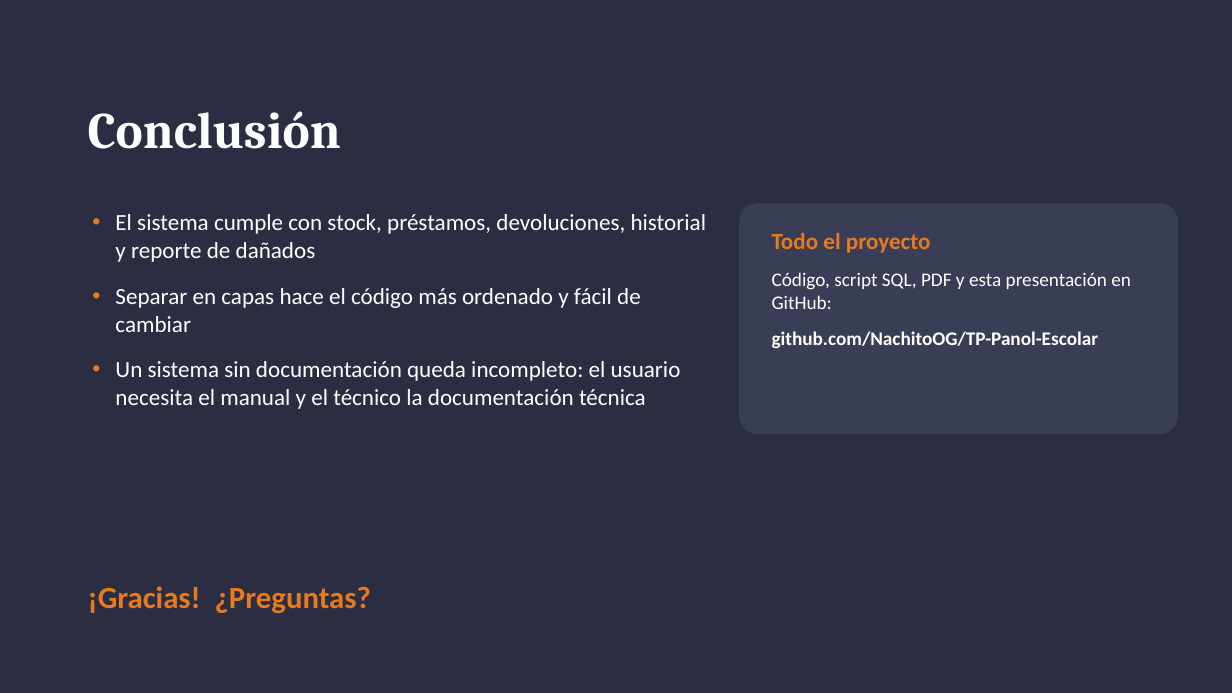
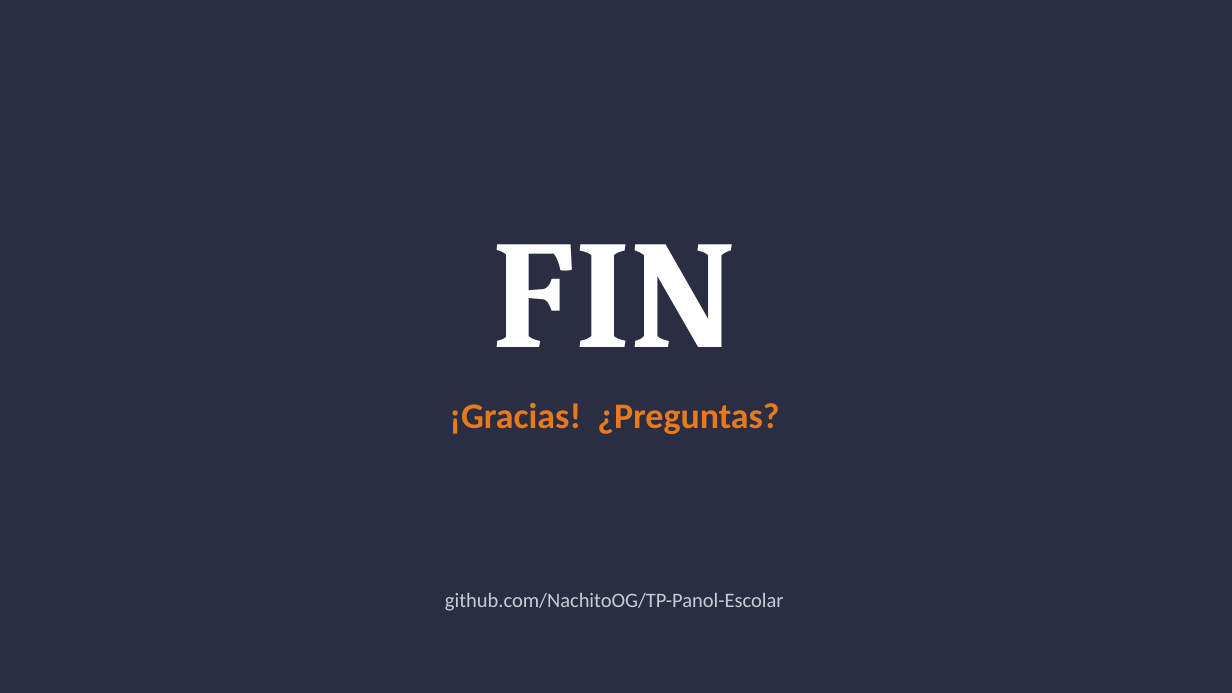
Before and after one commit to NachitoOG/TP-Panol-Escolar, a slide deck: slide 13 of Presentacion_TP_Panol_Escolar.pptx. Drawn at 1232x693 pixels with LibreOffice and Linux fonts; fonts in the diff are those of the drawing. Boxes give left, top, right and bottom in pixels: in the first picture for what was removed or moved away, otherwise in the second. Text is boxed around its words. In the diff, an @@ line names an element or a change of style, - is before the commit and + after.

Commit message:
Presentacion: reemplazar la conclusion por una diapositiva de FIN

```diff
--- a/Presentacion_TP_Panol_Escolar.pptx
+++ b/Presentacion_TP_Panol_Escolar.pptx
@@ text removed at (88, 111, 341, 149) @@
-Conclusión
@@ rounded rectangle removed at (739, 203, 1178, 434) @@
@@ text removed at (115, 214, 707, 409) @@
-• El sistema cumple con stock, préstamos, devoluciones, historial y reporte de dañados
-• Separar en capas hace el código más ordenado y fácil de cambiar
-• Un sistema sin documentación queda incompleto: el usuario necesita el manual y el técnico la documentación técnica
@@ text removed at (772, 233, 1131, 349) @@
-Todo el proyecto
-Código, script SQL, PDF y esta presentación en GitHub:
-github.com/NachitoOG/TP-Panol-Escolar
@@ text added at (493, 244, 736, 347), 120 pt, text #FFFFFF, bold @@
+FIN
@@ text "¡Gracias! ¿Preguntas?": place and size @@
-text "¡Gracias! ¿Preguntas?" at (88, 586, 371, 613)
+text "¡Gracias! ¿Preguntas?" at (449, 403, 779, 434)
@@ text "¡Gracias! ¿Preguntas?" at (449, 403, 779, 434): size 24 to 28 pt; alignment left to centre @@
@@ text added at (445, 593, 784, 611), 16 pt, text #C9CCD6 @@
+github.com/NachitoOG/TP-Panol-Escolar
```
